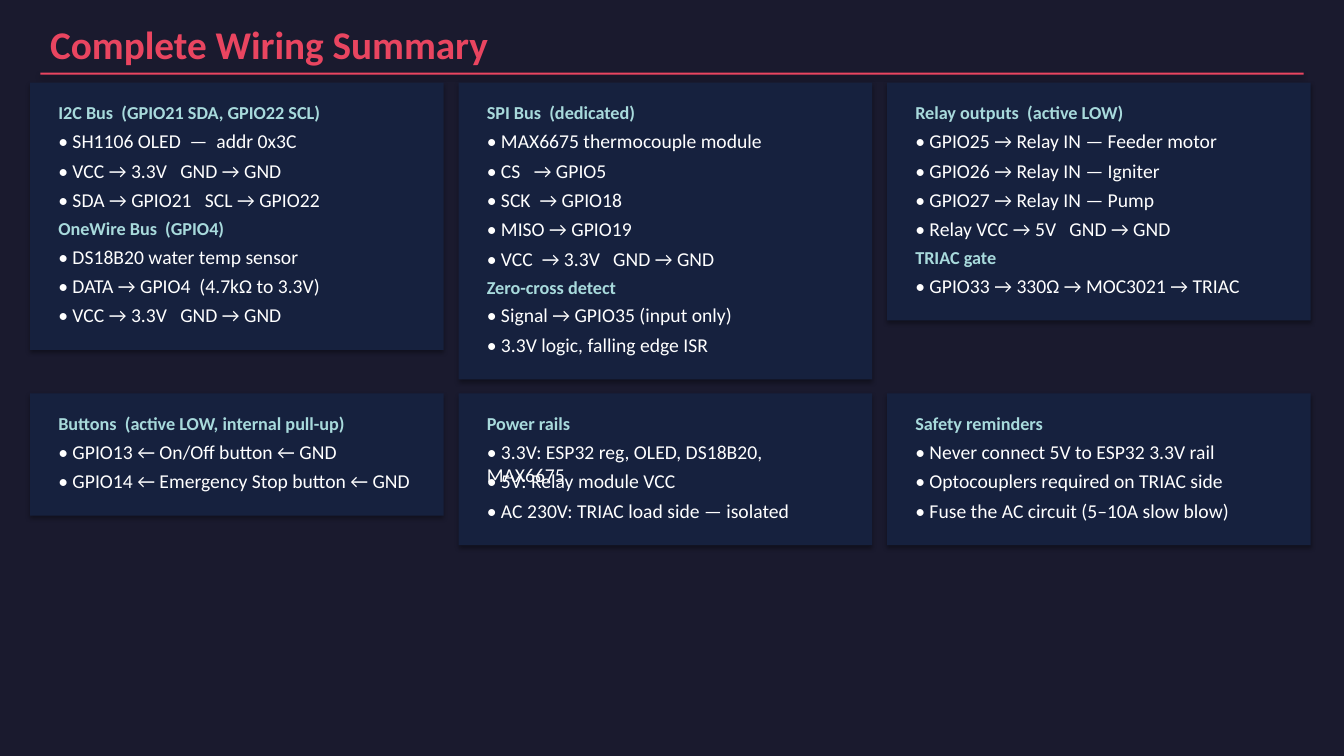
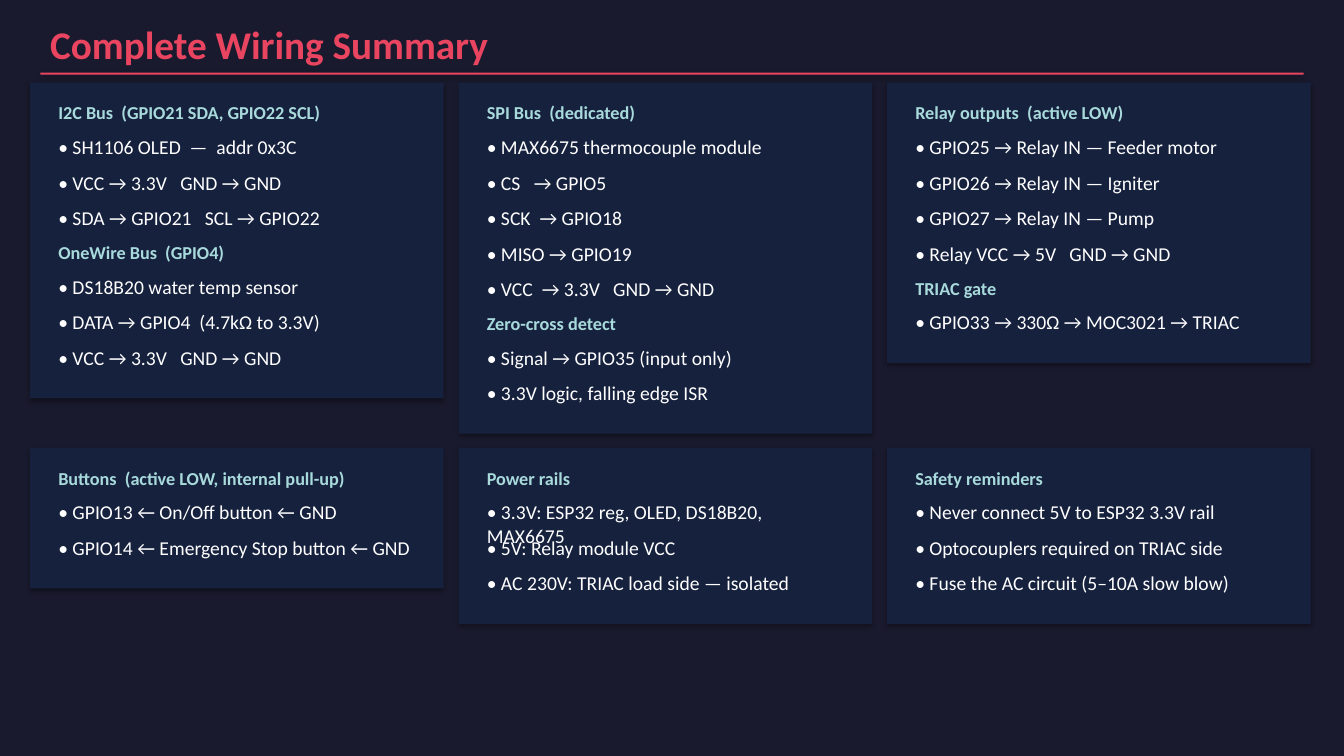
Before and after one commit to Tinklefinger/pellet-burner, a slide deck: slide 9 of docs/Pellet_Burner_Components.pptx. Drawn at 1344x756 pixels with LibreOffice and Linux fonts; fonts in the diff are those of the drawing. Boxes give left, top, right and bottom in pixels: in the first picture for what was removed or moved away, otherwise in the second. Text is boxed around its words. In the diff, an @@ line names an element or a change of style, - is before the commit and + after.

```diff
--- a/docs/Pellet_Burner_Components.pptx
+++ b/docs/Pellet_Burner_Components.pptx
@@ rectangle: place and size @@
-rectangle at (30, 83, 444, 350)
+rectangle at (30, 83, 444, 398)
@@ rectangle: place and size @@
-rectangle at (459, 83, 872, 379)
+rectangle at (459, 83, 872, 434)
@@ rectangle: place and size @@
-rectangle at (887, 83, 1311, 321)
+rectangle at (887, 83, 1311, 363)
@@ 3 texts: place and size @@
-3 texts at (72, 134, 1217, 151)
+3 texts at (72, 140, 1217, 157)
@@ 3 texts: place and size @@
-3 texts at (72, 164, 1160, 182)
+3 texts at (72, 176, 1160, 194)
@@ 3 texts: place and size @@
-3 texts at (72, 193, 1154, 210)
+3 texts at (72, 211, 1154, 228)
@@ 3 texts: place and size @@
-3 texts at (58, 221, 1170, 239)
+3 texts at (58, 245, 1170, 264)
@@ 3 texts: place and size @@
-3 texts at (72, 250, 996, 267)
+3 texts at (72, 280, 996, 298)
@@ 3 texts: place and size @@
-3 texts at (72, 279, 1240, 296)
+3 texts at (72, 315, 1240, 332)
@@ text "• VCC → 3.3V GND ...": place and size @@
-text "• VCC → 3.3V GND ..." at (72, 309, 281, 322)
+text "• VCC → 3.3V GND ..." at (72, 352, 281, 365)
@@ text "• Signal → GPIO35 (input ...": place and size @@
-text "• Signal → GPIO35 (input ..." at (501, 308, 732, 326)
+text "• Signal → GPIO35 (input ..." at (501, 351, 732, 369)
@@ text "• 3.3V logic, falling edge ...": place and size @@
-text "• 3.3V logic, falling edge ..." at (501, 338, 708, 356)
+text "• 3.3V logic, falling edge ..." at (501, 386, 708, 404)
@@ rectangle: place and size @@
-rectangle at (30, 393, 444, 515)
+rectangle at (30, 448, 444, 588)
@@ rectangle: place and size @@
-rectangle at (459, 393, 872, 545)
+rectangle at (459, 448, 872, 624)
@@ rectangle: place and size @@
-rectangle at (887, 393, 1311, 545)
+rectangle at (887, 448, 1311, 624)
@@ 3 texts: place and size @@
-3 texts at (58, 416, 1043, 433)
+3 texts at (58, 471, 1043, 488)
@@ 3 texts: place and size @@
-3 texts at (72, 445, 1215, 488)
+3 texts at (72, 505, 1215, 549)
@@ 3 texts: place and size @@
-3 texts at (72, 472, 1222, 492)
+3 texts at (72, 539, 1222, 559)
@@ text "• AC 230V: TRIAC load ...": place and size @@
-text "• AC 230V: TRIAC load ..." at (501, 504, 789, 518)
+text "• AC 230V: TRIAC load ..." at (501, 576, 789, 590)
@@ text "• Fuse the AC circuit ...": place and size @@
-text "• Fuse the AC circuit ..." at (929, 504, 1229, 521)
+text "• Fuse the AC circuit ..." at (929, 576, 1229, 593)
```
Also in this commit, not shown: 7 other slides changed, 1 other file.
